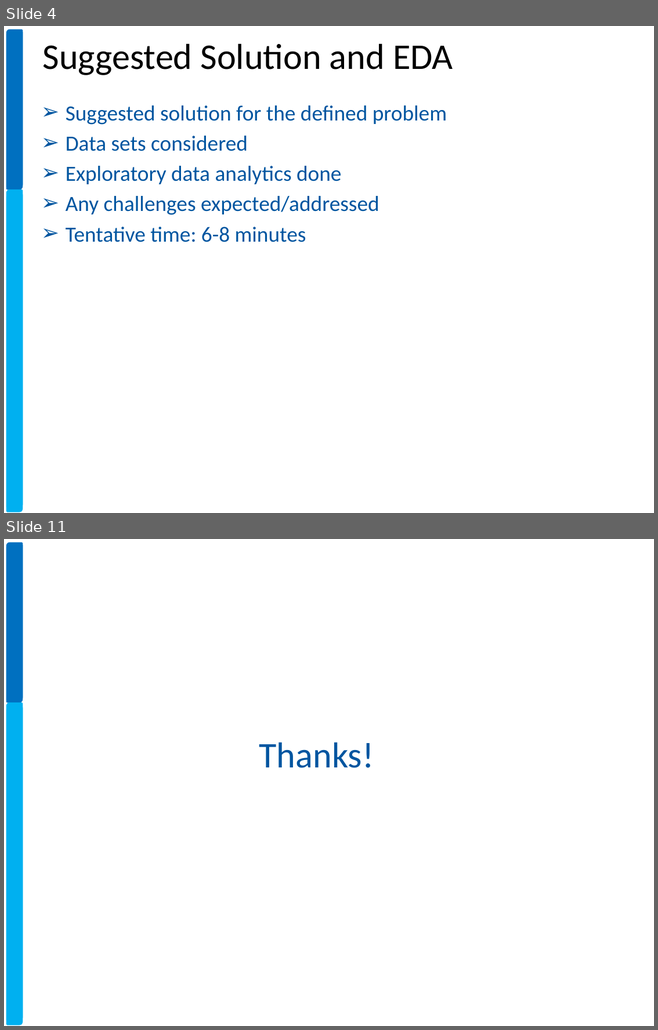
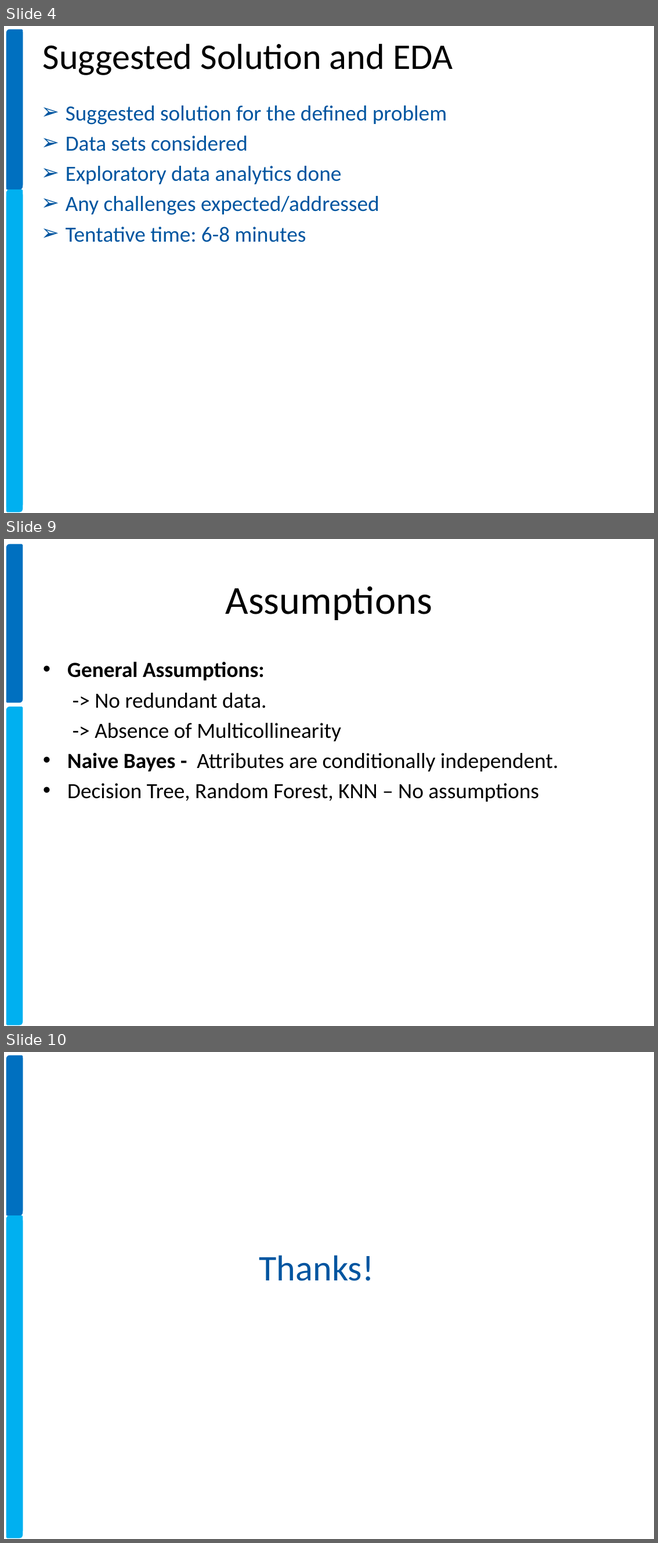
Before and after one commit to xavierigneous/Vehicle-Loan-Default-Prediction, a slide deck: Pravin Kumar/Vehicle Loan Default Prediction.pptx. Shown one above the other, each under a label of ours: slides 4 and 11 before the commit, slides 4, 9 and 10 after it; the slides between them are not shown. The pictures are 658x1030 and 658x1543 pixels, drawn with LibreOffice and Linux fonts; fonts in the diff are those of the drawing; background and template pictures are left out. Boxes give left, top, right and bottom in pixels: in the first picture for what was removed or moved away, otherwise in the second. Text is boxed around its words. In the diff, an @@ line names an element or a change of style, - is before the commit and + after.

```diff
--- a/Pravin Kumar/Vehicle Loan Default Prediction.pptx
+++ b/Pravin Kumar/Vehicle Loan Default Prediction.pptx
@@ slide 9 added at (4,539,654,1026), background #FFFFFF; not listed: 2 template elements that a slide beside it also shows @@
@@ title added at (226,586,432,620), 44 pt, text #000000 @@
+Assumptions
@@ text added at (67,661,558,802), 24 pt, text #000000 @@
+• General Assumptions:
+-> No redundant data.
+-> Absence of Multicollinearity
+• Naive Bayes - Attributes are conditionally independent.
+• Decision Tree, Random Forest, KNN – No assumptions
@@ what was slide 11 is now slide 10 @@
```
Also in this commit, not shown: 3 other slides added, 5 slides removed, 1 other file.
